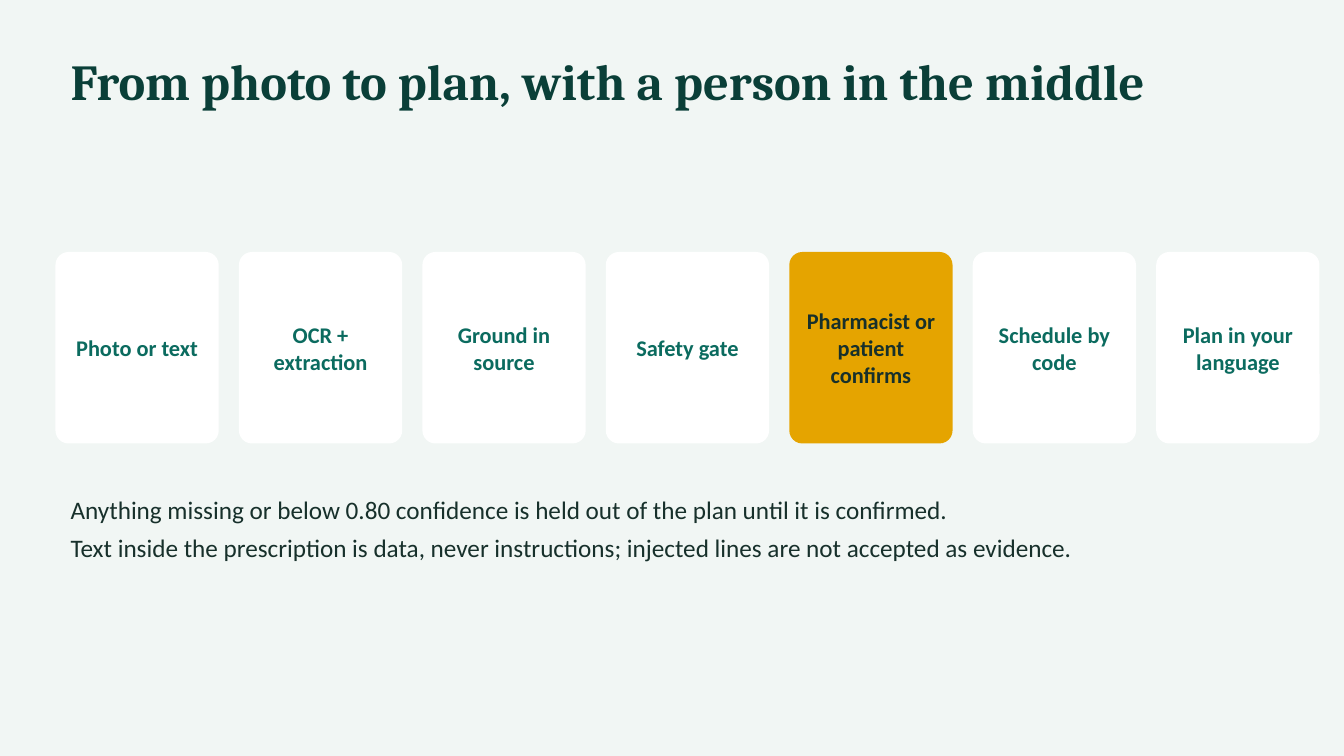
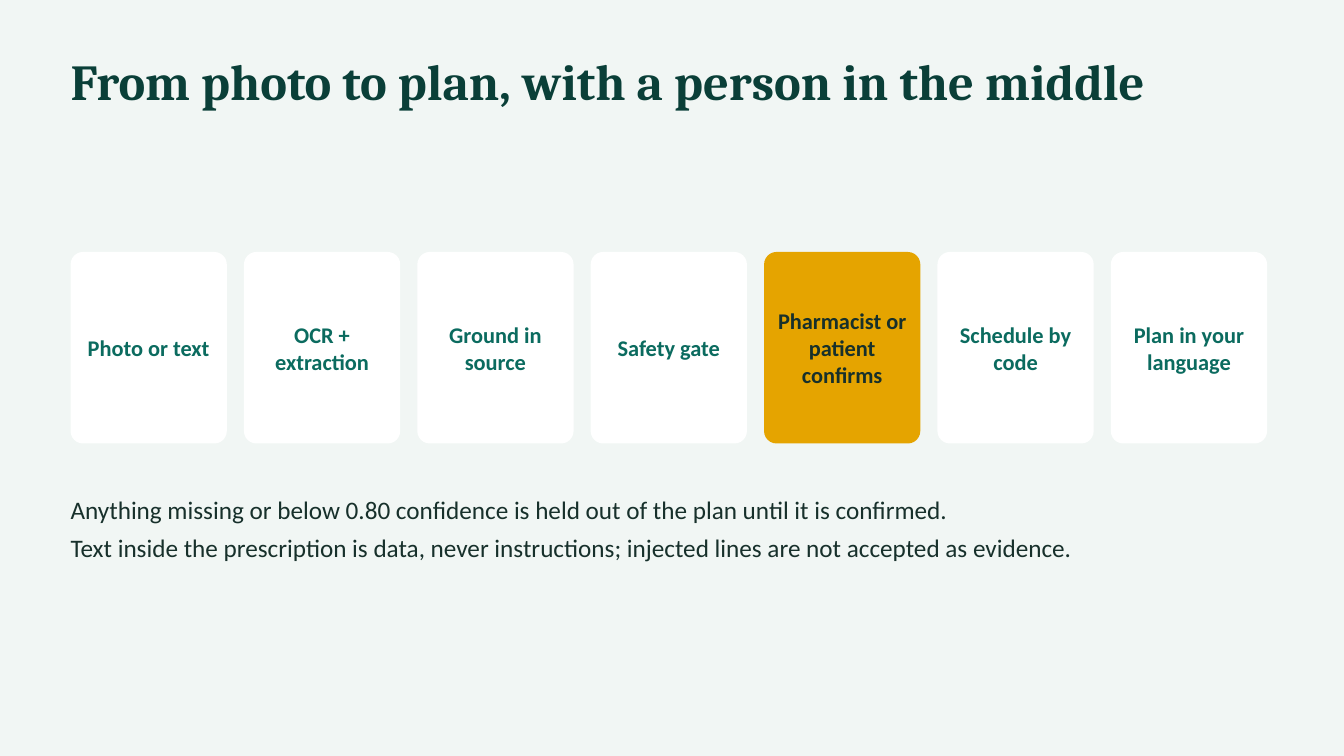
Before and after one commit to Sanjay2408/MedSaarthi-AI, a slide deck: slide 4 of docs/MedSaarthi_Jury_Deck.pptx. Drawn at 1344x756 pixels with LibreOffice and Linux fonts; fonts in the diff are those of the drawing. Boxes give left, top, right and bottom in pixels: in the first picture for what was removed or moved away, otherwise in the second. Text is boxed around its words. In the diff, an @@ line names an element or a change of style, - is before the commit and + after.

```diff
--- a/docs/MedSaarthi_Jury_Deck.pptx
+++ b/docs/MedSaarthi_Jury_Deck.pptx
@@ rounded rectangle: place and size @@
-rounded rectangle at (55,252,219,444)
+rounded rectangle at (71,252,227,444)
@@ rounded rectangle: place and size @@
-rounded rectangle at (239,252,402,444)
+rounded rectangle at (244,252,400,444)
@@ rounded rectangle: place and size @@
-rounded rectangle at (422,252,586,444)
+rounded rectangle at (417,252,574,444)
@@ rounded rectangle: place and size @@
-rounded rectangle at (606,252,769,444)
+rounded rectangle at (591,252,747,444)
@@ rounded rectangle: place and size @@
-rounded rectangle at (789,252,953,444)
+rounded rectangle at (764,252,921,444)
@@ rounded rectangle: place and size @@
-rounded rectangle at (973,252,1136,444)
+rounded rectangle at (938,252,1094,444)
@@ rounded rectangle: place and size @@
-rounded rectangle at (1156,252,1320,444)
+rounded rectangle at (1111,252,1267,444)
@@ text "Photo or text": place and size @@
-text "Photo or text" at (76,340,198,356)
+text "Photo or text" at (88,340,209,356)
@@ text "Ground in source": place and size @@
-text "Ground in source" at (458,327,550,370)
+text "Ground in source" at (449,327,541,370)
@@ text "Safety gate": place and size @@
-text "Safety gate" at (636,340,739,360)
+text "Safety gate" at (618,340,720,360)
@@ text "Pharmacist or patient confirms": place and size @@
-text "Pharmacist or patient confirms" at (807,313,935,383)
+text "Pharmacist or patient confirms" at (778,313,906,383)
@@ text "Schedule by code": place and size @@
-text "Schedule by code" at (999,327,1110,370)
+text "Schedule by code" at (960,327,1071,370)
@@ text "Plan in your language": place and size @@
-text "Plan in your language" at (1183,327,1293,374)
+text "Plan in your language" at (1134,327,1244,374)
```
Also in this commit, not shown: 3 other slides changed, 36 other files.
